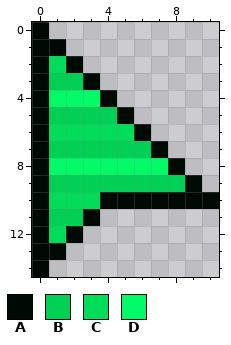
Pixel-art sprite: cursor.png. The picture above was drawn from the file before the commit.
The file is 22x30 pixels, drawn in blocks of 2x2; one block is one cell here.
Palette (. is transparent): A #000a04  B #00d053  C #00de59  D #00fb66
After:
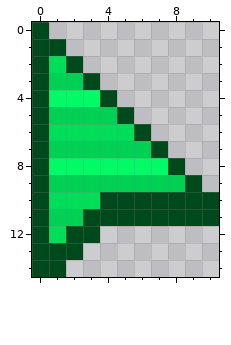
The exact change:
colour A: #000a04 -> #00491c
y 11: x 4..10 ....... -> AAAAAAA
y 12: x 3 . -> A
y 13: x 2 . -> A
y 14: x 1 . -> A
Changed places in both pictures, as pixel boxes (x1, y1, x2, y2):
changed: (32, 22, 219, 277)
